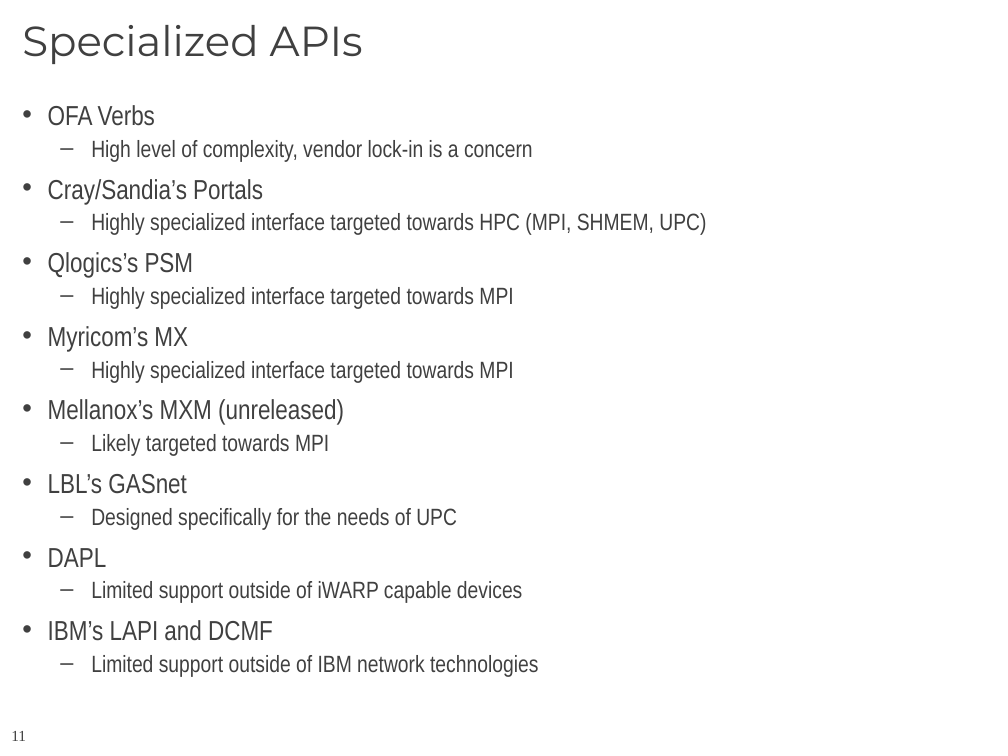
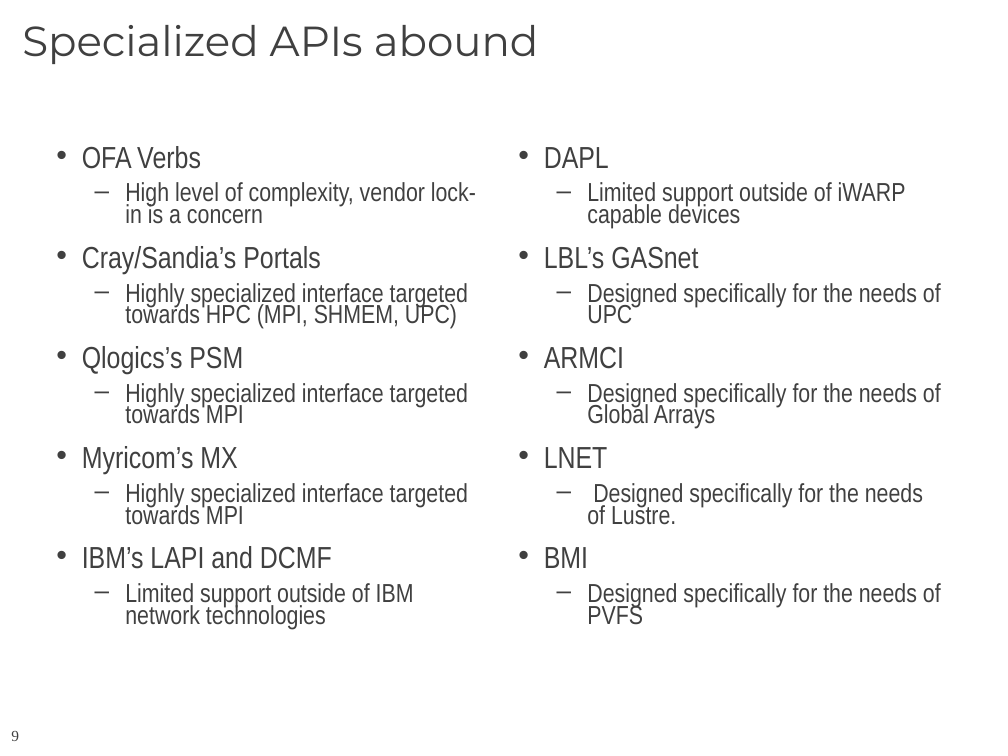
Before and after one commit to CCI/pub, a slide deck: slide 9 of slides/HotI-2011/2011-HotI-CCI-OLCF.pptx (slide 11 before the commit). Drawn at 1008x756 pixels with LibreOffice and Linux fonts; fonts in the diff are those of the drawing; background and template pictures are left out. Boxes give left, top, right and bottom in pixels: in the first picture for what was removed or moved away, otherwise in the second. Text is boxed around its words. In the diff, an @@ line names an element or a change of style, - is before the commit and + after.

```diff
--- a/slides/HotI-2011/2011-HotI-CCI-OLCF.pptx
+++ b/slides/HotI-2011/2011-HotI-CCI-OLCF.pptx
@@ title at (x1=22, y1=25, x2=539, y2=64): text changed @@
-Specialized APIs
+Specialized APIs abound
@@ text "OFA Verbs" moved from (x1=48, y1=105, x2=706, y2=677) to (x1=82, y1=146, x2=476, y2=629) @@
@@ text "OFA Verbs" at (x1=82, y1=146, x2=476, y2=629): size 19.6 to 21.7 pt in "OFA Verbs", "Cray/Sandia’s Portals", "Qlogics’s PSM", "Myricom’s MX" and 1 more places; size 16.8 to 18.6 pt in "High level of complexity, vendor lock-in is ...", "Highly specialized interface targeted towards HPC (MPI, ...", "Highly specialized interface targeted towards MPI", "Highly specialized interface targeted towards MPI" and 1 more places @@
@@ text added at (x1=544, y1=147, x2=941, y2=625), 18.6 pt, text #404040 @@
+• DAPL
+  – Limited support outside of iWARP capable devices
+• LBL’s GASnet
+  – Designed specifically for the needs of UPC
+• ARMCI
+  – Designed specifically for the needs of Global Arrays
+• LNET
+  – Designed specifically for the needs of Lustre.
+• BMI
+  – Designed specifically for the needs of PVFS
@@ text at (x1=48, y1=399, x2=522, y2=603): paragraphs removed @@
-• Mellanox’s MXM (unreleased)
-  – Likely targeted towards MPI
-• LBL’s GASnet
-  – Designed specifically for the needs of UPC
-• DAPL
-  – Limited support outside of iWARP capable devices
@@ page number at (x1=11, y1=731, x2=19, y2=741): text changed @@
-11
+9
```
Also in this commit, not shown: 5 other slides changed, 3 slides added, 4 slides removed.
